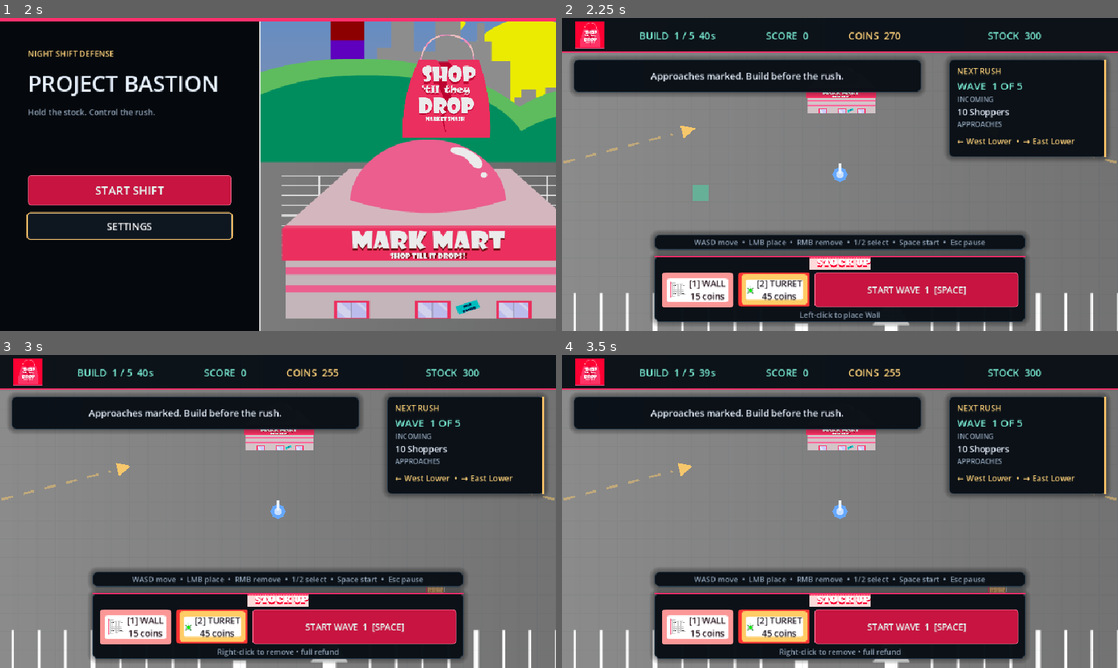
Above: before the commit, frames 1-4 (two rows, left to right).
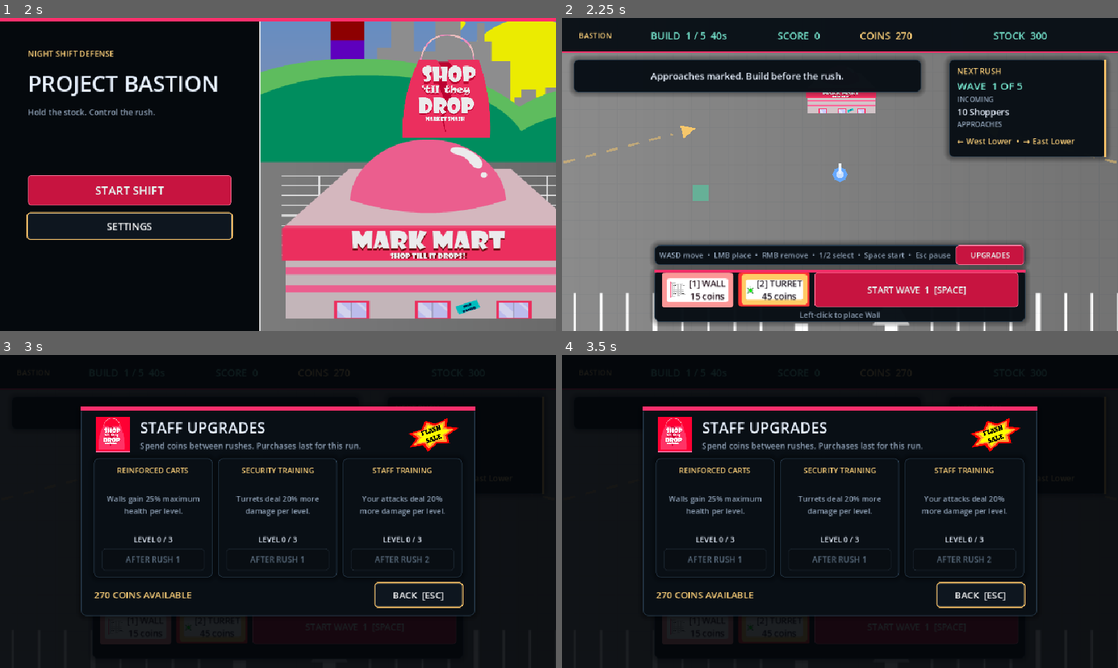
Above: after the commit, the same moments.

Repository: JarredTD/ProjectBastion
Game: Godot game, scene res://scenes/ui/main_menu.tscn
The game is run twice, just before and just after one commit, with the same random seed, the same clock (stepped at 60 frames per second) and the same inputs. Sound files missing from this copy of the repository are replaced by a short silence.
Inputs (mouse positions are in pixels of both pictures, inside the frame that each line leads up to):
- Up to frame 1 (2 s): click "SETTINGS" at 0.5 s; click "BACK" at 1.25 s
- Up to frame 2 (2.25 s): click "START SHIFT" at 2 s
- Up to frame 3 (3 s): click (428, 592) at 2.75 s, where only the run after the commit has a clickable "UPGRADES"
- Up to frame 4 (3.5 s): no input

Frame 1 is identical in both runs. In frame 2, 8.4% of the frame differs, in the area x 2-88%, y 1-82%; in frame 3, 71%, in the area x 0-100%, y 1-100%; in frame 4, 71%.

Commit message:
feat: add upgrade shop interface

Diff:
--- a/main.tscn
+++ b/main.tscn
@@ -12,6 +12,8 @@
 [ext_resource type="Resource" path="res://data/scoring/default_score_rules.tres" id="10_score"]
 [ext_resource type="PackedScene" path="res://scenes/ui/mobile_controls.tscn" id="11_mobile"]
 [ext_resource type="PackedScene" path="res://scenes/ui/orientation_guard.tscn" id="12_orientation"]
+[ext_resource type="Script" path="res://scripts/managers/upgrade_manager.gd" id="13_upgrades"]
+[ext_resource type="PackedScene" path="res://scenes/ui/upgrade_panel.tscn" id="14_upgrade_panel"]
 
 [node name="ProjectBastion" type="Node2D" unique_id=170590304]
 script = ExtResource("1_main")
@@ -52,10 +54,17 @@
 world_path = NodePath("../World")
 run_definition = ExtResource("9_run")
 
+[node name="UpgradeManager" type="Node" parent="."]
+script = ExtResource("13_upgrades")
+player_path = NodePath("../Actors/Player")
+structures_path = NodePath("../Actors/Structures")
+
 [node name="Hud" parent="." unique_id=1723289964 instance=ExtResource("2_hud")]
 
 [node name="MobileControls" parent="." instance=ExtResource("11_mobile")]
 
+[node name="UpgradePanel" parent="." instance=ExtResource("14_upgrade_panel")]
+
 [node name="PauseMenu" parent="." unique_id=1479893818 instance=ExtResource("7_pause")]
 
 [node name="OrientationGuard" parent="." instance=ExtResource("12_orientation")]
--- a/scenes/ui/hud.tscn
+++ b/scenes/ui/hud.tscn
@@ -1,20 +1,10 @@
-[gd_scene load_steps=10 format=3]
+[gd_scene load_steps=6 format=3]
 
 [ext_resource type="Script" path="res://scripts/ui/hud.gd" id="1_hud"]
 [ext_resource type="Theme" path="res://data/ui/interface_theme.tres" id="2_theme"]
 [ext_resource type="Script" path="res://scripts/ui/accent_panel.gd" id="3_accent"]
-[ext_resource type="Texture2D" path="res://assets/sprites/ui/hud_status_bar.png" id="4_hud_art"]
 [ext_resource type="Texture2D" path="res://assets/sprites/ui/victory_screen.png" id="6_victory_art"]
 [ext_resource type="Texture2D" path="res://assets/sprites/ui/defeat_screen.png" id="7_defeat_art"]
-[ext_resource type="Texture2D" path="res://assets/sprites/ui/upgrade_panel.png" id="8_upgrade_art"]
-
-[sub_resource type="AtlasTexture" id="AtlasTexture_hud_logo"]
-atlas = ExtResource("4_hud_art")
-region = Rect2(0, 0, 150, 140)
-
-[sub_resource type="AtlasTexture" id="AtlasTexture_stock_up"]
-atlas = ExtResource("8_upgrade_art")
-region = Rect2(500, 532, 280, 58)
 
 [node name="Hud" type="CanvasLayer"]
 layer = 20
@@ -63,13 +53,15 @@
 layout_mode = 2
 theme_override_constants/separation = 10
 
-[node name="Title" type="TextureRect" parent="Layout/TopBar/Stats/Row"]
-custom_minimum_size = Vector2(72, 0)
-layout_mode = 2
-mouse_filter = 2
-texture = SubResource("AtlasTexture_hud_logo")
-expand_mode = 1
-stretch_mode = 5
+[node name="Title" type="Label" parent="Layout/TopBar/Stats/Row"]
+custom_minimum_size = Vector2(92, 0)
+layout_mode = 2
+mouse_filter = 2
+theme_type_variation = &"SectionLabel"
+theme_override_font_sizes/font_size = 13
+text = "BASTION"
+horizontal_alignment = 1
+vertical_alignment = 1
 
 [node name="PhaseLabel" type="Label" parent="Layout/TopBar/Stats/Row"]
 unique_name_in_owner = true
@@ -118,7 +110,7 @@
 anchor_right = 0.5
 anchor_bottom = 1.0
 offset_left = -320.0
-offset_top = -130.0
+offset_top = -105.0
 offset_right = 320.0
 offset_bottom = -16.0
 script = ExtResource("3_accent")
@@ -136,14 +128,6 @@
 grow_horizontal = 2
 grow_vertical = 2
 theme_override_constants/separation = 4
-
-[node name="HeaderArt" type="TextureRect" parent="Layout/BuildPanel/Content"]
-custom_minimum_size = Vector2(0, 22)
-layout_mode = 2
-mouse_filter = 2
-texture = SubResource("AtlasTexture_stock_up")
-expand_mode = 1
-stretch_mode = 5
 
 [node name="Actions" type="HBoxContainer" parent="Layout/BuildPanel/Content"]
 layout_mode = 2
@@ -328,28 +312,41 @@
 anchor_right = 0.5
 anchor_bottom = 1.0
 offset_left = -320.0
-offset_top = -166.0
+offset_top = -148.0
 offset_right = 320.0
-offset_bottom = -140.0
-mouse_filter = 2
-
-[node name="HelpLabel" type="Label" parent="Layout/HelpPanel"]
-unique_name_in_owner = true
-layout_mode = 1
-anchors_preset = 15
-anchor_right = 1.0
-anchor_bottom = 1.0
-offset_left = 10.0
+offset_bottom = -114.0
+mouse_filter = 2
+
+[node name="Content" type="HBoxContainer" parent="Layout/HelpPanel"]
+layout_mode = 1
+anchors_preset = 15
+anchor_right = 1.0
+anchor_bottom = 1.0
+offset_left = 8.0
 offset_top = 2.0
-offset_right = -10.0
+offset_right = -2.0
 offset_bottom = -2.0
 grow_horizontal = 2
 grow_vertical = 2
+theme_override_constants/separation = 8
+
+[node name="HelpLabel" type="Label" parent="Layout/HelpPanel/Content"]
+unique_name_in_owner = true
+layout_mode = 2
+size_flags_horizontal = 3
 theme_override_font_sizes/font_size = 13
 theme_type_variation = &"MutedLabel"
 text = "WASD move  •  LMB place  •  RMB remove  •  1/2 select  •  Space start  •  Esc pause"
 horizontal_alignment = 1
 vertical_alignment = 1
+
+[node name="UpgradeButton" type="Button" parent="Layout/HelpPanel/Content"]
+unique_name_in_owner = true
+custom_minimum_size = Vector2(118, 30)
+layout_mode = 2
+theme_type_variation = &"PrimaryButton"
+theme_override_font_sizes/font_size = 13
+text = "UPGRADES"
 
 [node name="EndBackground" type="ColorRect" parent="Layout"]
 unique_name_in_owner = true
--- a/scenes/ui/mobile_controls.tscn
+++ b/scenes/ui/mobile_controls.tscn
@@ -38,7 +38,7 @@
 anchor_right = 1.0
 anchor_bottom = 1.0
 offset_left = -146.0
-offset_top = -212.0
+offset_top = -276.0
 offset_right = -14.0
 offset_bottom = -14.0
 grow_horizontal = 0
@@ -50,6 +50,12 @@
 custom_minimum_size = Vector2(132, 54)
 layout_mode = 2
 text = "PAUSE"
+
+[node name="UpgradesButton" type="Button" parent="Controls/ActionStack"]
+unique_name_in_owner = true
+custom_minimum_size = Vector2(132, 54)
+layout_mode = 2
+text = "UPGRADES"
 
 [node name="RemoveButton" type="Button" parent="Controls/ActionStack"]
 unique_name_in_owner = true
--- /dev/null
+++ b/scenes/ui/upgrade_panel.tscn
@@ -0,0 +1,291 @@
+[gd_scene load_steps=8 format=3]
+
+[ext_resource type="Script" path="res://scripts/ui/upgrade_panel.gd" id="1_panel"]
+[ext_resource type="Theme" path="res://data/ui/interface_theme.tres" id="2_theme"]
+[ext_resource type="Script" path="res://scripts/ui/accent_panel.gd" id="3_accent"]
+[ext_resource type="Texture2D" path="res://assets/sprites/ui/hud_status_bar.png" id="4_hud_art"]
+[ext_resource type="Texture2D" path="res://assets/sprites/ui/upgrade_panel.png" id="5_upgrade_art"]
+
+[sub_resource type="AtlasTexture" id="Atlas_store_logo"]
+atlas = ExtResource("4_hud_art")
+region = Rect2(18, 0, 132, 140)
+
+[sub_resource type="AtlasTexture" id="Atlas_flash_sale"]
+atlas = ExtResource("5_upgrade_art")
+region = Rect2(80, 250, 340, 230)
+
+[node name="UpgradePanel" type="CanvasLayer"]
+process_mode = 3
+layer = 90
+script = ExtResource("1_panel")
+
+[node name="Overlay" type="Control" parent="."]
+unique_name_in_owner = true
+layout_mode = 3
+anchors_preset = 15
+anchor_right = 1.0
+anchor_bottom = 1.0
+grow_horizontal = 2
+grow_vertical = 2
+theme = ExtResource("2_theme")
+
+[node name="Dimmer" type="ColorRect" parent="Overlay"]
+layout_mode = 1
+anchors_preset = 15
+anchor_right = 1.0
+anchor_bottom = 1.0
+grow_horizontal = 2
+grow_vertical = 2
+color = Color(0.0117647, 0.0235294, 0.0392157, 0.9)
+
+[node name="Panel" type="Panel" parent="Overlay"]
+layout_mode = 1
+anchors_preset = 8
+anchor_left = 0.5
+anchor_top = 0.5
+anchor_right = 0.5
+anchor_bottom = 0.5
+offset_left = -340.0
+offset_top = -180.0
+offset_right = 340.0
+offset_bottom = 180.0
+grow_horizontal = 2
+grow_vertical = 2
+script = ExtResource("3_accent")
+accent_color = Color(1, 0.184314, 0.423529, 1)
+accent_width = 6.0
+
+[node name="Content" type="VBoxContainer" parent="Overlay/Panel"]
+layout_mode = 1
+anchors_preset = 15
+anchor_right = 1.0
+anchor_bottom = 1.0
+offset_left = 22.0
+offset_top = 16.0
+offset_right = -22.0
+offset_bottom = -16.0
+grow_horizontal = 2
+grow_vertical = 2
+theme_override_constants/separation = 10
+
+[node name="Header" type="HBoxContainer" parent="Overlay/Panel/Content"]
+custom_minimum_size = Vector2(0, 62)
+layout_mode = 2
+theme_override_constants/separation = 14
+
+[node name="StoreLogo" type="TextureRect" parent="Overlay/Panel/Content/Header"]
+custom_minimum_size = Vector2(66, 62)
+layout_mode = 2
+mouse_filter = 2
+texture = SubResource("Atlas_store_logo")
+expand_mode = 1
+stretch_mode = 5
+
+[node name="Titles" type="VBoxContainer" parent="Overlay/Panel/Content/Header"]
+layout_mode = 2
+size_flags_horizontal = 3
+alignment = 1
+
+[node name="Title" type="Label" parent="Overlay/Panel/Content/Header/Titles"]
+layout_mode = 2
+theme_type_variation = &"ScreenTitle"
+theme_override_font_sizes/font_size = 26
+text = "STAFF UPGRADES"
+
+[node name="Subtitle" type="Label" parent="Overlay/Panel/Content/Header/Titles"]
+layout_mode = 2
+theme_type_variation = &"MutedLabel"
+text = "Spend coins between rushes. Purchases last for this run."
+
+[node name="SaleBadge" type="TextureRect" parent="Overlay/Panel/Content/Header"]
+custom_minimum_size = Vector2(98, 62)
+layout_mode = 2
+mouse_filter = 2
+texture = SubResource("Atlas_flash_sale")
+expand_mode = 1
+stretch_mode = 5
+
+[node name="Cards" type="HBoxContainer" parent="Overlay/Panel/Content"]
+custom_minimum_size = Vector2(0, 184)
+layout_mode = 2
+size_flags_vertical = 3
+theme_override_constants/separation = 10
+
+[node name="UpgradeCard0" type="Panel" parent="Overlay/Panel/Content/Cards"]
+unique_name_in_owner = true
+layout_mode = 2
+size_flags_horizontal = 3
+
+[node name="Body" type="VBoxContainer" parent="Overlay/Panel/Content/Cards/UpgradeCard0"]
+layout_mode = 1
+anchors_preset = 15
+anchor_right = 1.0
+anchor_bottom = 1.0
+offset_left = 14.0
+offset_top = 12.0
+offset_right = -14.0
+offset_bottom = -12.0
+grow_horizontal = 2
+grow_vertical = 2
+theme_override_constants/separation = 7
+
+[node name="UpgradeTitle0" type="Label" parent="Overlay/Panel/Content/Cards/UpgradeCard0/Body"]
+unique_name_in_owner = true
+layout_mode = 2
+theme_type_variation = &"SectionLabel"
+theme_override_font_sizes/font_size = 13
+text = "REINFORCED CARTS"
+horizontal_alignment = 1
+
+[node name="UpgradeDescription0" type="Label" parent="Overlay/Panel/Content/Cards/UpgradeCard0/Body"]
+unique_name_in_owner = true
+layout_mode = 2
+size_flags_vertical = 3
+theme_type_variation = &"MutedLabel"
+theme_override_font_sizes/font_size = 13
+text = "Walls gain 25% maximum health per level."
+horizontal_alignment = 1
+vertical_alignment = 1
+autowrap_mode = 2
+
+[node name="UpgradeLevel0" type="Label" parent="Overlay/Panel/Content/Cards/UpgradeCard0/Body"]
+unique_name_in_owner = true
+layout_mode = 2
+theme_type_variation = &"BodyStrong"
+theme_override_font_sizes/font_size = 13
+text = "LEVEL 0 / 3"
+horizontal_alignment = 1
+
+[node name="UpgradeBuy0" type="Button" parent="Overlay/Panel/Content/Cards/UpgradeCard0/Body"]
+unique_name_in_owner = true
+custom_minimum_size = Vector2(0, 38)
+layout_mode = 2
+theme_type_variation = &"PrimaryButton"
+theme_override_font_sizes/font_size = 14
+text = "AFTER RUSH 1"
+
+[node name="UpgradeCard1" type="Panel" parent="Overlay/Panel/Content/Cards"]
+unique_name_in_owner = true
+layout_mode = 2
+size_flags_horizontal = 3
+
+[node name="Body" type="VBoxContainer" parent="Overlay/Panel/Content/Cards/UpgradeCard1"]
+layout_mode = 1
+anchors_preset = 15
+anchor_right = 1.0
+anchor_bottom = 1.0
+offset_left = 14.0
+offset_top = 12.0
+offset_right = -14.0
+offset_bottom = -12.0
+grow_horizontal = 2
+grow_vertical = 2
+theme_override_constants/separation = 7
+
+[node name="UpgradeTitle1" type="Label" parent="Overlay/Panel/Content/Cards/UpgradeCard1/Body"]
+unique_name_in_owner = true
+layout_mode = 2
+theme_type_variation = &"SectionLabel"
+theme_override_font_sizes/font_size = 13
+text = "SECURITY TRAINING"
+horizontal_alignment = 1
+
+[node name="UpgradeDescription1" type="Label" parent="Overlay/Panel/Content/Cards/UpgradeCard1/Body"]
+unique_name_in_owner = true
+layout_mode = 2
+size_flags_vertical = 3
+theme_type_variation = &"MutedLabel"
+theme_override_font_sizes/font_size = 13
+text = "Turrets deal 20% more damage per level."
+horizontal_alignment = 1
+vertical_alignment = 1
+autowrap_mode = 2
+
+[node name="UpgradeLevel1" type="Label" parent="Overlay/Panel/Content/Cards/UpgradeCard1/Body"]
+unique_name_in_owner = true
+layout_mode = 2
+theme_type_variation = &"BodyStrong"
+theme_override_font_sizes/font_size = 13
+text = "LEVEL 0 / 3"
+horizontal_alignment = 1
+
+[node name="UpgradeBuy1" type="Button" parent="Overlay/Panel/Content/Cards/UpgradeCard1/Body"]
+unique_name_in_owner = true
+custom_minimum_size = Vector2(0, 38)
+layout_mode = 2
+theme_type_variation = &"PrimaryButton"
+theme_override_font_sizes/font_size = 14
+text = "AFTER RUSH 1"
+
+[node name="UpgradeCard2" type="Panel" parent="Overlay/Panel/Content/Cards"]
+unique_name_in_owner = true
+layout_mode = 2
+size_flags_horizontal = 3
+
+[node name="Body" type="VBoxContainer" parent="Overlay/Panel/Content/Cards/UpgradeCard2"]
+layout_mode = 1
+anchors_preset = 15
+anchor_right = 1.0
+anchor_bottom = 1.0
+offset_left = 14.0
+offset_top = 12.0
+offset_right = -14.0
+offset_bottom = -12.0
+grow_horizontal = 2
+grow_vertical = 2
+theme_override_constants/separation = 7
+
+[node name="UpgradeTitle2" type="Label" parent="Overlay/Panel/Content/Cards/UpgradeCard2/Body"]
+unique_name_in_owner = true
+layout_mode = 2
+theme_type_variation = &"SectionLabel"
+theme_override_font_sizes/font_size = 13
+text = "STAFF TRAINING"
+horizontal_alignment = 1
+
+[node name="UpgradeDescription2" type="Label" parent="Overlay/Panel/Content/Cards/UpgradeCard2/Body"]
+unique_name_in_owner = true
+layout_mode = 2
+size_flags_vertical = 3
+theme_type_variation = &"MutedLabel"
+theme_override_font_sizes/font_size = 13
+text = "Your attacks deal 20% more damage per level."
+horizontal_alignment = 1
+vertical_alignment = 1
+autowrap_mode = 2
+
+[node name="UpgradeLevel2" type="Label" parent="Overlay/Panel/Content/Cards/UpgradeCard2/Body"]
+unique_name_in_owner = true
+layout_mode = 2
+theme_type_variation = &"BodyStrong"
+theme_override_font_sizes/font_size = 13
+text = "LEVEL 0 / 3"
+horizontal_alignment = 1
+
+[node name="UpgradeBuy2" type="Button" parent="Overlay/Panel/Content/Cards/UpgradeCard2/Body"]
+unique_name_in_owner = true
+custom_minimum_size = Vector2(0, 38)
+layout_mode = 2
+theme_type_variation = &"PrimaryButton"
+theme_override_font_sizes/font_size = 14
+text = "AFTER RUSH 2"
+
+[node name="Footer" type="HBoxContainer" parent="Overlay/Panel/Content"]
+custom_minimum_size = Vector2(0, 40)
+layout_mode = 2
+theme_override_constants/separation = 12
+
+[node name="CoinsLabel" type="Label" parent="Overlay/Panel/Content/Footer"]
+unique_name_in_owner = true
+layout_mode = 2
+size_flags_horizontal = 3
+theme_type_variation = &"CurrencyLabel"
+theme_override_font_sizes/font_size = 16
+text = "270 COINS AVAILABLE"
+vertical_alignment = 1
+
+[node name="CloseButton" type="Button" parent="Overlay/Panel/Content/Footer"]
+unique_name_in_owner = true
+custom_minimum_size = Vector2(150, 40)
+layout_mode = 2
+text = "BACK  [ESC]"
--- a/scripts/main.gd
+++ b/scripts/main.gd
@@ -17,8 +17,10 @@
 @onready var camera_rig: Node2D = $CameraRig
 @onready var build_manager: Node2D = $BuildManager
 @onready var wave_director: Node = $WaveDirector
+@onready var upgrade_manager: UpgradeManager = $UpgradeManager
 @onready var hud: CanvasLayer = $Hud
 @onready var mobile_controls: CanvasLayer = $MobileControls
+@onready var upgrade_panel: CanvasLayer = $UpgradePanel
 @onready var pause_menu: CanvasLayer = $PauseMenu
 
 ## Wires the scene together once every child is ready.
@@ -32,16 +34,20 @@
 	camera_rig.configure(player, world.arena_rect())
 	hud.configure(state, build_manager.definitions)
 	mobile_controls.configure(state)
+	upgrade_manager.configure(state)
+	upgrade_panel.configure(upgrade_manager, state)
 	hud.build_selected.connect(select_building)
 	hud.wave_start_requested.connect(start_defense)
 	hud.run_restart_requested.connect(reset_game)
 	hud.endless_requested.connect(continue_endless)
+	hud.upgrades_requested.connect(upgrade_panel.open)
 	pause_menu.restart_requested.connect(reset_game)
 	pause_menu.main_menu_requested.connect(_on_pause_main_menu_requested)
 	mobile_controls.world_action_requested.connect(_on_touch_world_action)
 	mobile_controls.movement_changed.connect(player.set_touch_movement)
 	mobile_controls.repair_held_changed.connect(set_touch_repair_held)
 	mobile_controls.pause_requested.connect(pause_menu.toggle)
+	mobile_controls.upgrades_requested.connect(upgrade_panel.open)
 	mobile_controls.touch_mode_changed.connect(hud.set_touch_mode)
 	hud.set_touch_mode(mobile_controls.is_touch_mode())
 	build_manager.hover_hint_changed.connect(hud.set_build_hint)
@@ -158,6 +164,7 @@
 	build_manager.reset()
 	state.reset(wave_director.objective_wave_count(), wave_director.begin_run(seed))
 	player.reset()
+	upgrade_manager.reset()
 	touch_repair_held = false
 	camera_rig.snap_to_target()
 	repair_sound_cooldown = 0.0
@@ -186,7 +193,10 @@
 	state.wave_composition = wave_director.enemy_summary()
 	state.wave_approaches = wave_director.approach_summary()
 	player.combat_enabled = false
-	state.show_message("Approaches marked. Build before the rush.", 4.0)
+	if upgrade_manager.has_unlocks_for_wave(state.wave_number):
+		state.show_message("New upgrades available. Spend coins before the rush.", 4.0)
+	else:
+		state.show_message("Approaches marked. Build before the rush.", 4.0)
 
 ## Freezes active play and presents the final result.
 func finish_run(result: GameState.Phase, message: String) -> void:
--- a/scripts/ui/hud.gd
+++ b/scripts/ui/hud.gd
@@ -4,6 +4,7 @@
 signal wave_start_requested
 signal run_restart_requested
 signal endless_requested
+signal upgrades_requested
 
 const GameConfig = preload("res://scripts/game_config.gd")
 const GameState = preload("res://scripts/game_state.gd")
@@ -32,6 +33,7 @@
 @onready var intel_approaches: Label = %IntelApproaches
 @onready var help_panel: Control = %HelpPanel
 @onready var help_label: Label = %HelpLabel
+@onready var upgrade_button: Button = %UpgradeButton
 @onready var message_panel: Control = %MessagePanel
 @onready var message_label: Label = %MessageLabel
 @onready var core_warning_panel: Control = %CoreWarningPanel
@@ -57,6 +59,7 @@
 	wall_button.pressed.connect(func() -> void: build_selected.emit(GameState.BuildKind.WALL))
 	turret_button.pressed.connect(func() -> void: build_selected.emit(GameState.BuildKind.TURRET))
 	start_wave_button.pressed.connect(func() -> void: wave_start_requested.emit())
+	upgrade_button.pressed.connect(func() -> void: upgrades_requested.emit())
 	continue_button.pressed.connect(func() -> void: endless_requested.emit())
 	restart_button.pressed.connect(func() -> void: run_restart_requested.emit())
 	get_viewport().size_changed.connect(update_safe_area)
@@ -77,7 +80,7 @@
 	build_hint_label.visible = not enabled
 	if enabled:
 		build_panel.offset_left = -280.0
-		build_panel.offset_top = -110.0
+		build_panel.offset_top = -82.0
 		build_panel.offset_right = 280.0
 		build_content.offset_left = 8.0
 		build_content.offset_top = 8.0
@@ -88,7 +91,7 @@
 		start_wave_button.custom_minimum_size.x = 200.0
 	else:
 		build_panel.offset_left = -320.0
-		build_panel.offset_top = -130.0
+		build_panel.offset_top = -105.0
 		build_panel.offset_right = 320.0
 		build_content.offset_left = 12.0
 		build_content.offset_top = 8.0
@@ -154,8 +157,9 @@
 	else:
 		start_wave_button.text = "START ENDLESS  %d  [SPACE]" % (state.wave_number - state.objective_wave_count) if state.endless else "START WAVE  %d  [SPACE]" % state.wave_number
 	help_label.text = help_text()
-	help_panel.offset_top = -166.0 if state.phase == GameState.Phase.BUILD else -36.0
-	help_panel.offset_bottom = -140.0 if state.phase == GameState.Phase.BUILD else -10.0
+	help_panel.offset_top = -148.0 if state.phase == GameState.Phase.BUILD else -36.0
+	help_panel.offset_bottom = -114.0 if state.phase == GameState.Phase.BUILD else -10.0
+	upgrade_button.visible = state.phase == GameState.Phase.BUILD
 	var finished := state.phase == GameState.Phase.VICTORY or state.phase == GameState.Phase.DEFEAT
 	message_panel.visible = state.message_time > 0.0 and not finished
 	message_label.text = state.message
--- a/scripts/ui/mobile_controls.gd
+++ b/scripts/ui/mobile_controls.gd
@@ -4,6 +4,7 @@
 signal movement_changed(direction: Vector2)
 signal repair_held_changed(held: bool)
 signal pause_requested
+signal upgrades_requested
 signal touch_mode_changed(enabled: bool)
 
 const GameState = preload("res://scripts/game_state.gd")
@@ -18,6 +19,7 @@
 @onready var remove_button: Button = %RemoveButton
 @onready var repair_button: Button = %RepairButton
 @onready var pause_button: Button = %PauseButton
+@onready var upgrades_button: Button = %UpgradesButton
 
 func _ready() -> void:
 	native_touch = OS.get_name() in ["Web", "Android", "iOS"] and DisplayServer.is_touchscreen_available()
@@ -26,6 +28,7 @@
 	repair_button.button_down.connect(set_repair_held.bind(true))
 	repair_button.button_up.connect(set_repair_held.bind(false))
 	pause_button.pressed.connect(func() -> void: pause_requested.emit())
+	upgrades_button.pressed.connect(func() -> void: upgrades_requested.emit())
 	get_viewport().size_changed.connect(update_safe_area)
 	apply_touch_mode()
 	update_safe_area()
@@ -40,6 +43,7 @@
 	var playing := state.phase == GameState.Phase.BUILD or state.phase == GameState.Phase.DEFEND
 	joystick.visible = playing
 	pause_button.visible = playing
+	upgrades_button.visible = state.phase == GameState.Phase.BUILD
 	remove_button.visible = state.phase == GameState.Phase.BUILD
 	repair_button.visible = state.phase == GameState.Phase.DEFEND
 	if not remove_button.visible:
--- /dev/null
+++ b/scripts/ui/upgrade_panel.gd
@@ -0,0 +1,89 @@
+extends CanvasLayer
+
+const GameState = preload("res://scripts/game_state.gd")
+
+var upgrade_manager: UpgradeManager
+var state: GameState
+
+@onready var overlay: Control = %Overlay
+@onready var coins_label: Label = %CoinsLabel
+@onready var close_button: Button = %CloseButton
+@onready var cards: Array[Control] = [%UpgradeCard0, %UpgradeCard1, %UpgradeCard2]
+@onready var titles: Array[Label] = [%UpgradeTitle0, %UpgradeTitle1, %UpgradeTitle2]
+@onready var descriptions: Array[Label] = [%UpgradeDescription0, %UpgradeDescription1, %UpgradeDescription2]
+@onready var levels: Array[Label] = [%UpgradeLevel0, %UpgradeLevel1, %UpgradeLevel2]
+@onready var buy_buttons: Array[Button] = [%UpgradeBuy0, %UpgradeBuy1, %UpgradeBuy2]
+
+
+## Starts hidden and connects the fixed set of shop buttons.
+func _ready() -> void:
+	overlay.hide()
+	close_button.pressed.connect(close)
+	for index in buy_buttons.size():
+		buy_buttons[index].pressed.connect(purchase.bind(index))
+
+
+## Supplies the run systems used to price and apply purchases.
+func configure(manager: UpgradeManager, game_state: GameState) -> void:
+	upgrade_manager = manager
+	state = game_state
+	upgrade_manager.changed.connect(refresh)
+	refresh()
+
+
+## Opens the shop during a build phase and pauses the countdown.
+func open() -> void:
+	if upgrade_manager == null or state == null or state.phase != GameState.Phase.BUILD:
+		return
+	refresh()
+	overlay.show()
+	get_tree().paused = true
+	close_button.grab_focus()
+
+
+## Returns to the build phase.
+func close() -> void:
+	if not overlay.visible:
+		return
+	Audio.play_ui_click()
+	overlay.hide()
+	get_tree().paused = false
+
+
+## Claims Escape before the pause menu while the shop is open.
+func _input(event: InputEvent) -> void:
+	if overlay.visible and event.is_action_pressed("ui_cancel"):
+		close()
+		get_viewport().set_input_as_handled()
+
+
+func purchase(index: int) -> void:
+	upgrade_manager.purchase(index)
+	refresh()
+
+
+## Refreshes prices, levels, locks, and affordability from the live run.
+func refresh() -> void:
+	if upgrade_manager == null or state == null:
+		return
+	coins_label.text = "%d COINS AVAILABLE" % floori(state.coins)
+	for index in cards.size():
+		var visible_card := index < upgrade_manager.definitions.size()
+		cards[index].visible = visible_card
+		if not visible_card:
+			continue
+		var definition: UpgradeDefinition = upgrade_manager.definitions[index]
+		var current_level: int = upgrade_manager.level_for(index)
+		titles[index].text = definition.display_name
+		descriptions[index].text = definition.description
+		levels[index].text = "LEVEL %d / %d" % [current_level, definition.max_level]
+		if not upgrade_manager.is_unlocked(index):
+			buy_buttons[index].text = "AFTER RUSH %d" % (definition.available_from_wave - 1)
+			buy_buttons[index].disabled = true
+		elif current_level >= definition.max_level:
+			buy_buttons[index].text = "MAXED"
+			buy_buttons[index].disabled = true
+		else:
+			var cost: int = upgrade_manager.next_cost(index)
+			buy_buttons[index].text = "BUY  %d" % cost
+			buy_buttons[index].disabled = state.coins < cost
Not shown: 1 places in main.tscn that only renumber resources
Not shown, added: scripts/ui/upgrade_panel.gd.uid
